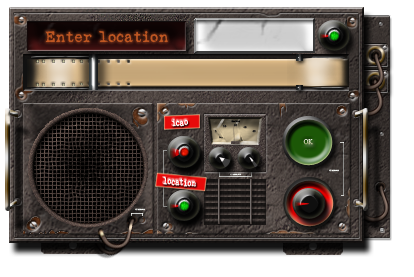
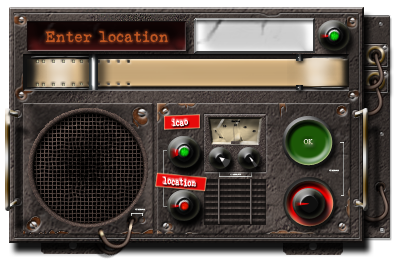
Two versions of the same layered image (w=414, h=277). Layer-by-layer changes:
moved "optlocationred" above "optlocationgreen" over <box>177,198,191,214</box>
moved "opticaogreen" above "opticaored" over <box>177,145,191,160</box>
